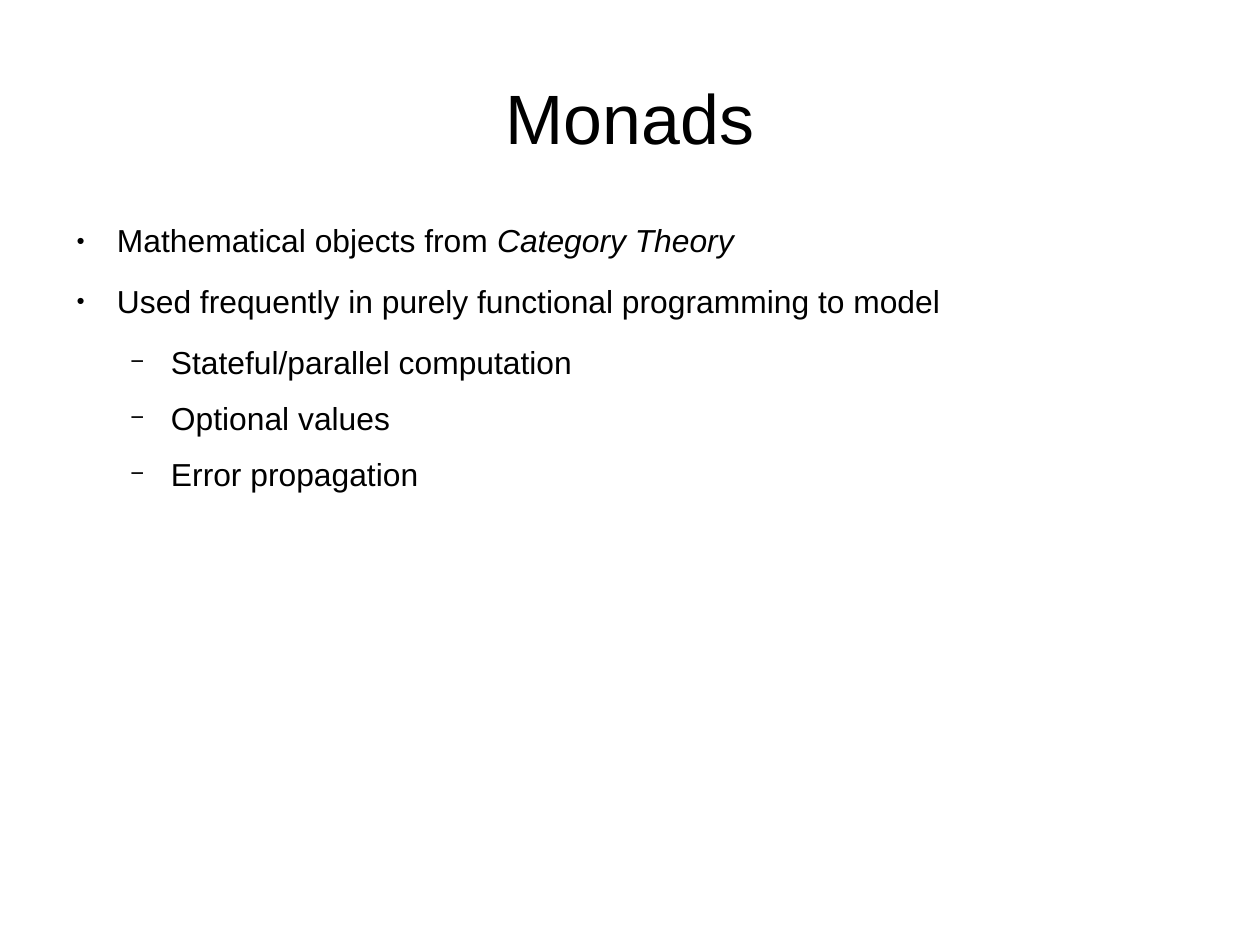
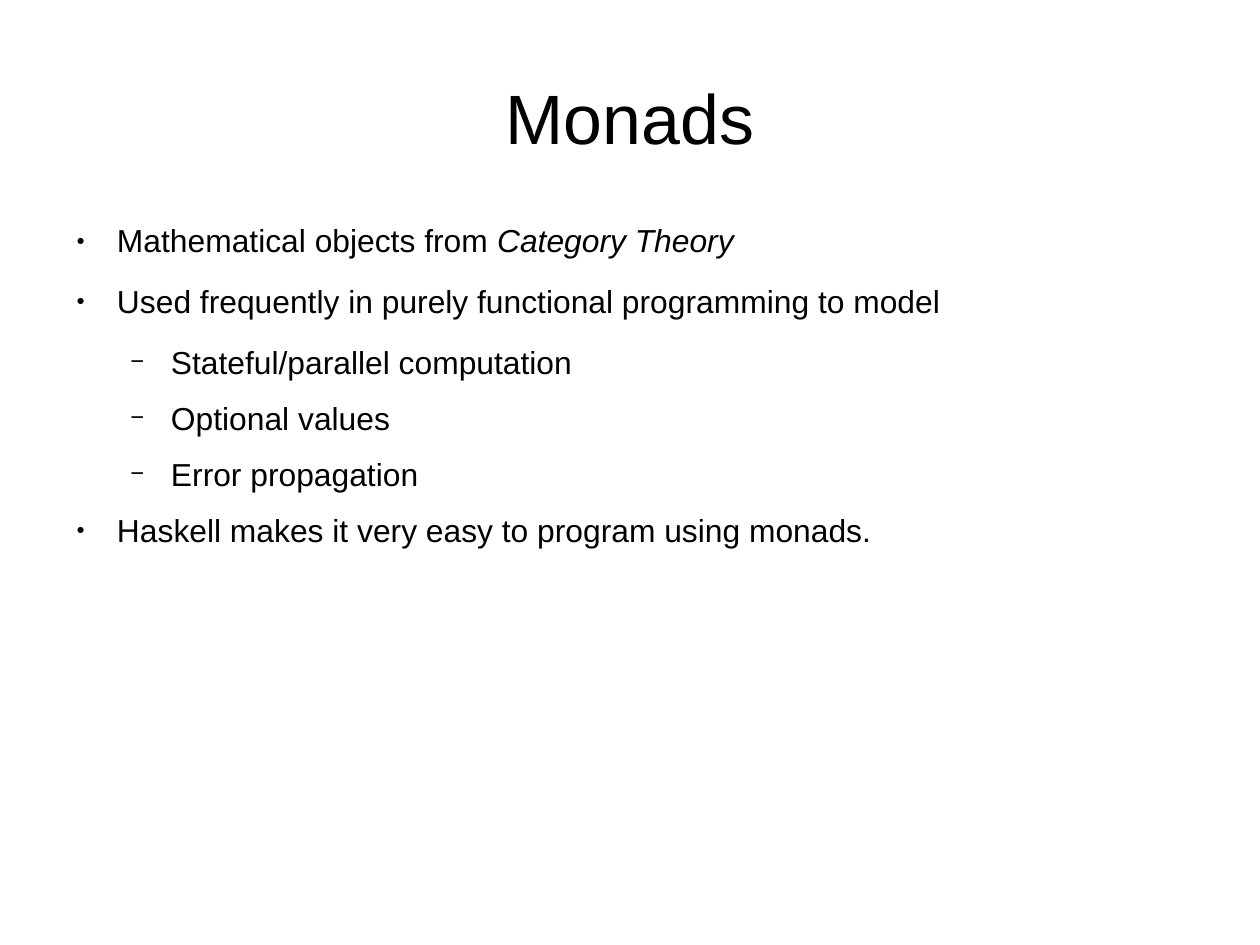
Before and after one commit to bstamour/SLHS, a slide deck: slide 28 of docs/proposal-from-bob.odp (slide 31 before the commit). Drawn at 1260x945 pixels with LibreOffice and Linux fonts; fonts in the diff are those of the drawing. Boxes give left, top, right and bottom in pixels: in the first picture for what was removed or moved away, otherwise in the second. Text is boxed around its words. In the diff, an @@ line names an element or a change of style, - is before the commit and + after.

```diff
--- a/docs/proposal-from-bob.odp
+++ b/docs/proposal-from-bob.odp
@@ text at box(117, 519, 871, 548): paragraph added @@
+● Haskell makes it very easy to program using monads.
```
Also in this commit, not shown: 8 other slides changed, 3 slides removed, 1 other file.
